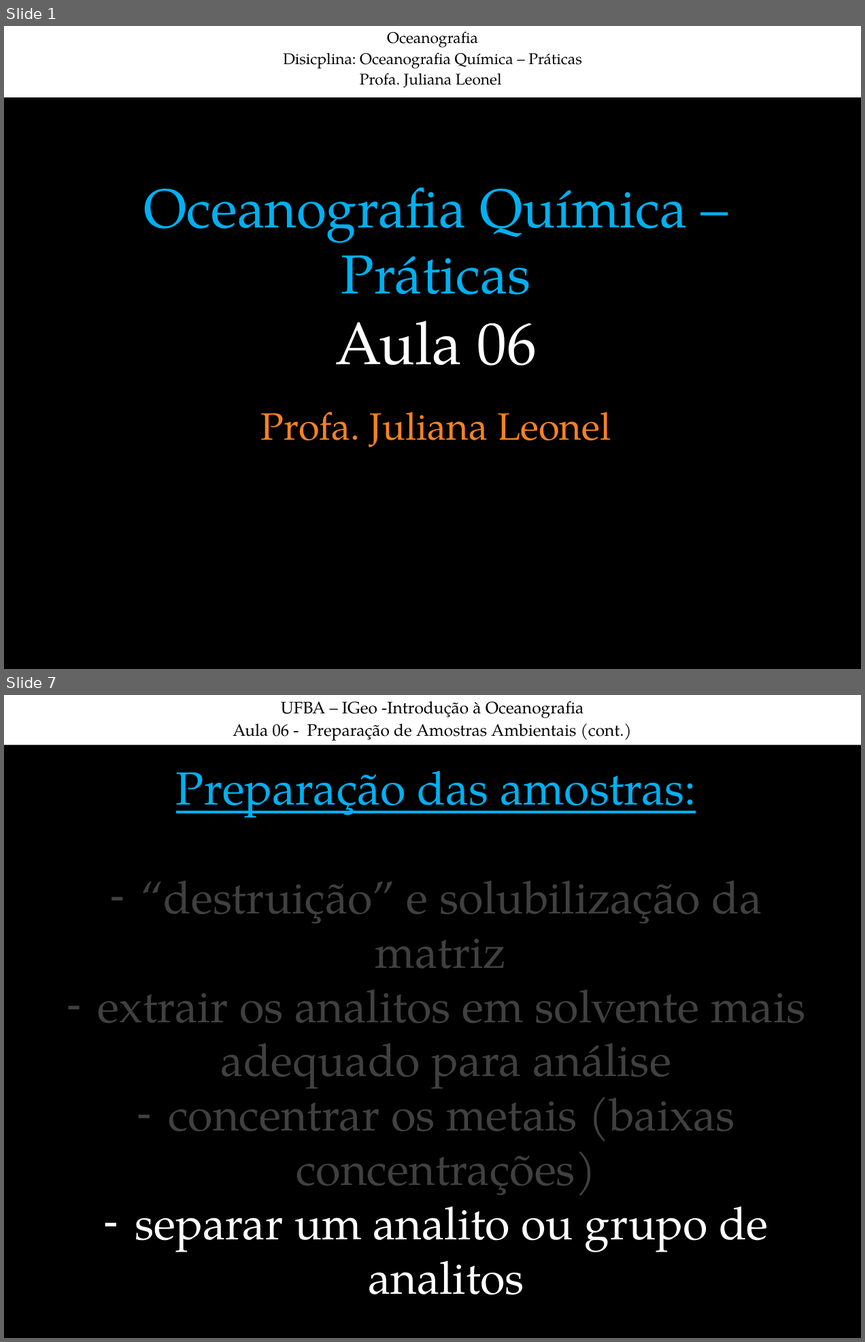
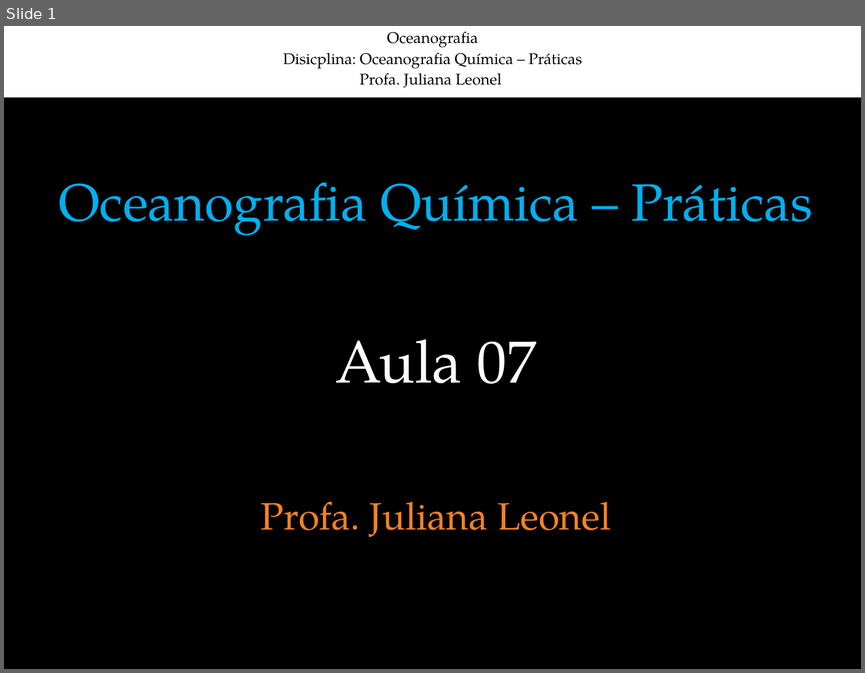
Before and after one commit to juoceano/chemicaloceanography2, a slide deck: classes/OceanoQuimica_Semana06(CC).ppt. Shown one above the other, each under a label of ours: slides 1 and 7 before the commit, slide 1 after it; the slides between them are not shown. The pictures are 865x1342 and 865x673 pixels, drawn with LibreOffice and Linux fonts; fonts in the diff are those of the drawing. Boxes give left, top, right and bottom in pixels: in the first picture for what was removed or moved away, otherwise in the second. Text is boxed around its words. In the diff, an @@ line names an element or a change of style, - is before the commit and + after.

```diff
--- a/classes/OceanoQuimica_Semana06(CC).ppt
+++ b/classes/OceanoQuimica_Semana06(CC).ppt
@@ slide 7 removed at [4,695,861,1338], background #000000 @@
@@ rectangle removed at [4,695,861,745] @@
-UFBA – IGeo -Introdução à Oceanografia
-Aula 06 - Preparação de Amostras Ambientais (cont.)
@@ text removed at [98,770,805,1295] @@
-Preparação das amostras:
-– “destruição” e solubilização da matriz
-– extrair os analitos em solvente mais adequado para análise
-– concentrar os metais (baixas concentrações)
-– separar um analito ou grupo de analitos
@@ slide 1 changed as well @@
@@ title at [58,182,813,537]: text changed; size 46 to 44 pt @@
-Oceanografia Química – Práticas
-Aula 06
-Profa. Juliana Leonel
+Oceanografia Química – Práticas
+Aula 07
+Profa. Juliana Leonel
```
Also in this commit, not shown: 4 other slides changed, 15 slides added, 56 other slides removed, 3 other files.
